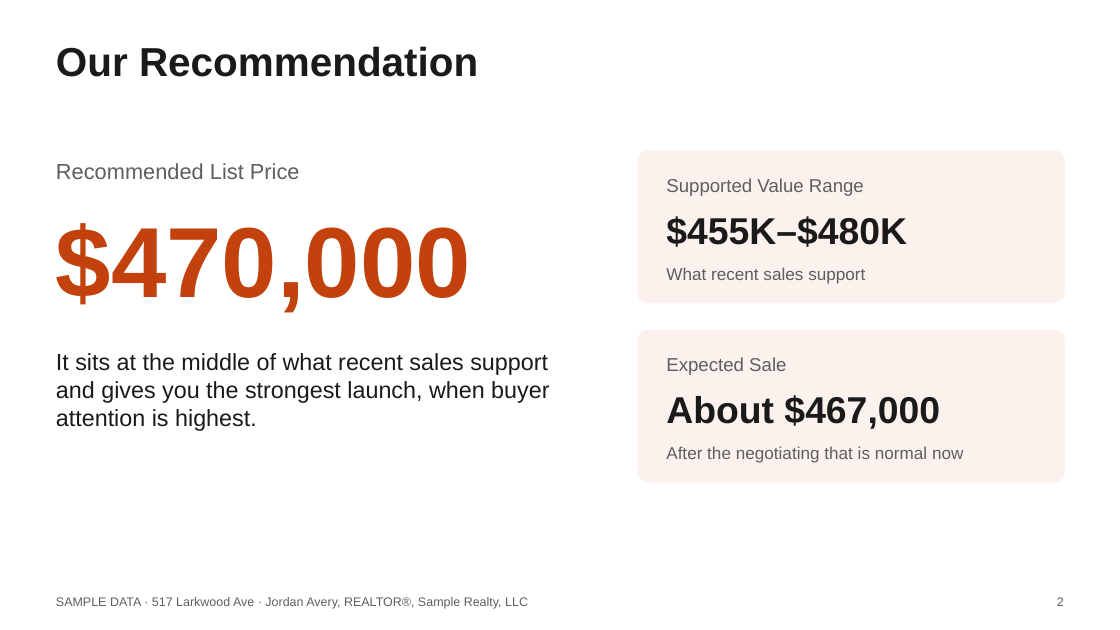
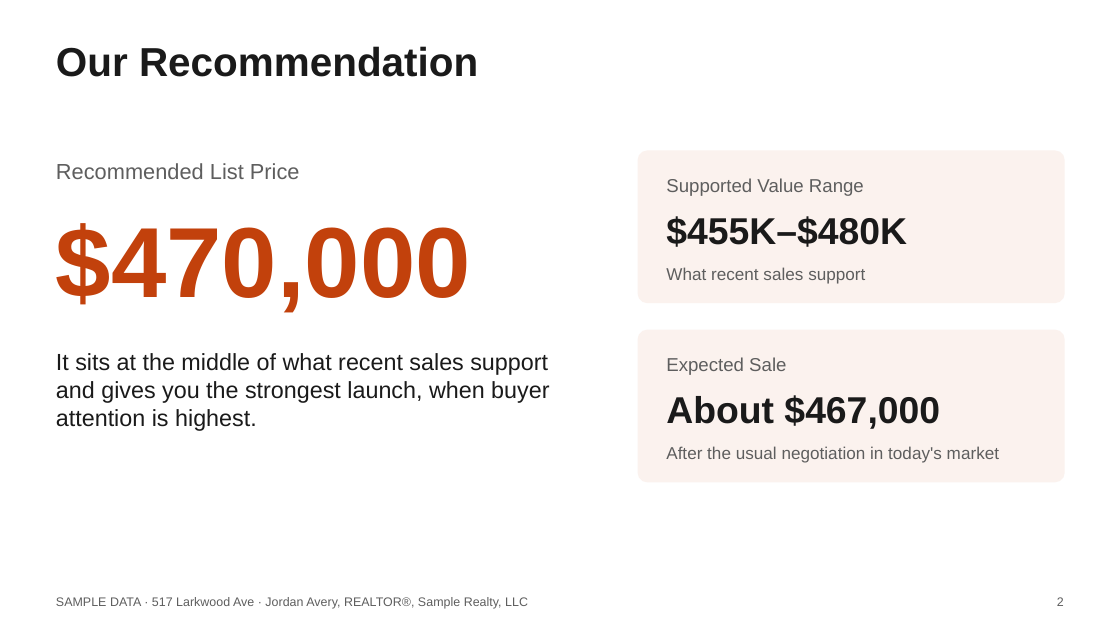
Before and after one commit to axelrivera/real-estate-skills, a slide deck: slide 2 of samples/seller-cma/517-Larkwood-Ave-Listing-Presentation.pptx. Drawn at 1120x630 pixels with LibreOffice and Linux fonts; fonts in the diff are those of the drawing. Boxes give left, top, right and bottom in pixels: in the first picture for what was removed or moved away, otherwise in the second. Text is boxed around its words. In the diff, an @@ line names an element or a change of style, - is before the commit and + after.

```diff
--- a/samples/seller-cma/517-Larkwood-Ave-Listing-Presentation.pptx
+++ b/samples/seller-cma/517-Larkwood-Ave-Listing-Presentation.pptx
@@ text at (666,446,999,463): text changed @@
-After the negotiating that is normal now
+After the usual negotiation in today's market
```
Also in this commit, not shown: 8 other files.
